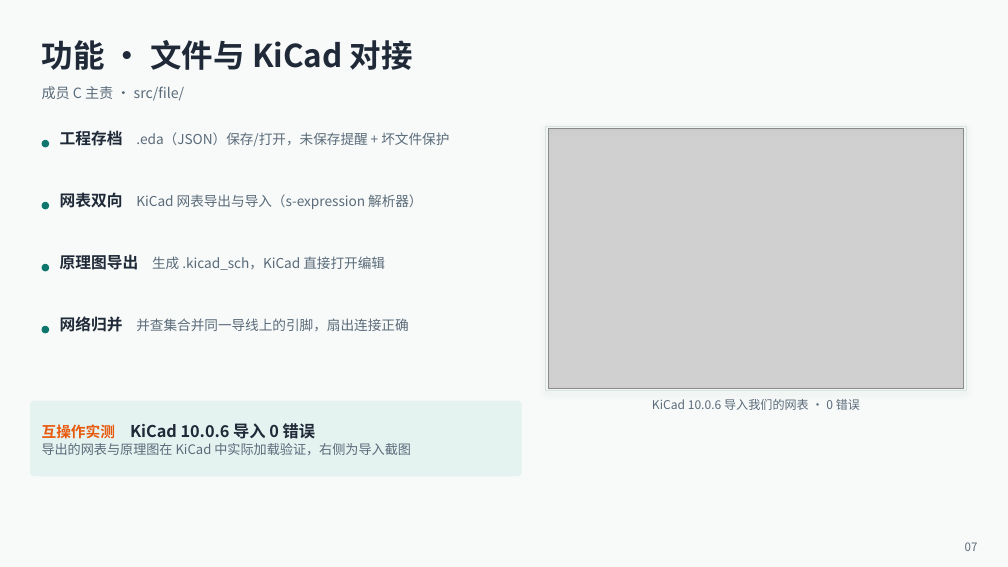
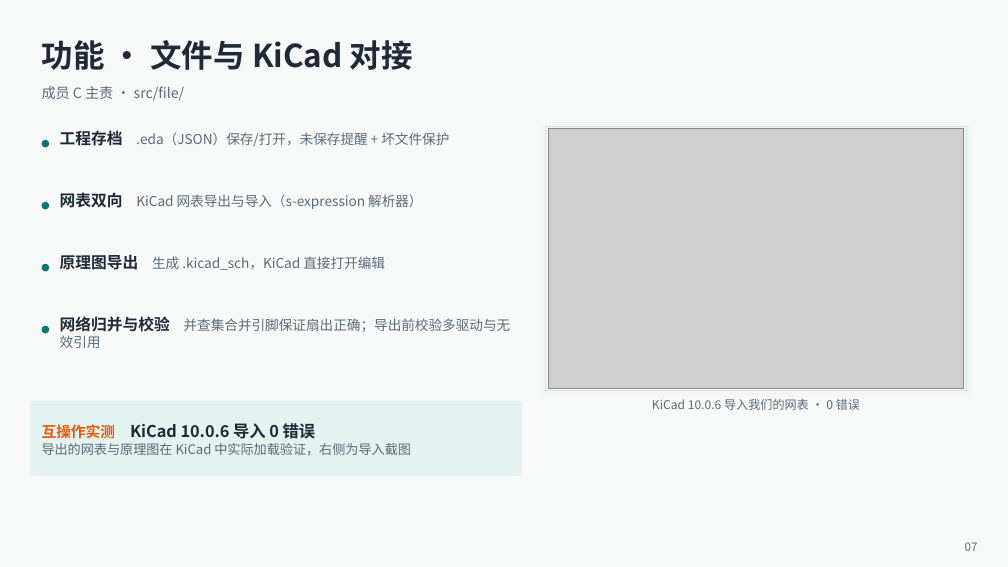
Before and after one commit to Pengyang-uestc/EDA-, a slide deck: slide 7 of docs/课程资料/中期总结汇报.pptx. Drawn at 1008x567 pixels with LibreOffice and Linux fonts; fonts in the diff are those of the drawing; grey boxes stand for pictures. Boxes give left, top, right and bottom in pixels: in the first picture for what was removed or moved away, otherwise in the second. Text is boxed around its words. In the diff, an @@ line names an element or a change of style, - is before the commit and + after.

Commit message:
恢复build.bat/build.ps1测试门禁(含test_canvas) 文档:修正update-and-run引用改为git pull+build.bat 刷新数据(59提交/193项测试/标签编辑/网表校验) PPT同步更新

```diff
--- a/docs/课程资料/中期总结汇报.pptx
+++ b/docs/课程资料/中期总结汇报.pptx
@@ text at <box>60,316,511,348</box>: text changed @@
-网络归并 并查集合并同一导线上的引脚，扇出连接正确
+网络归并与校验 并查集合并引脚保证扇出正确；导出前校验多驱动与无效引用
```
Also in this commit, not shown: 5 other slides changed, 9 other files.
